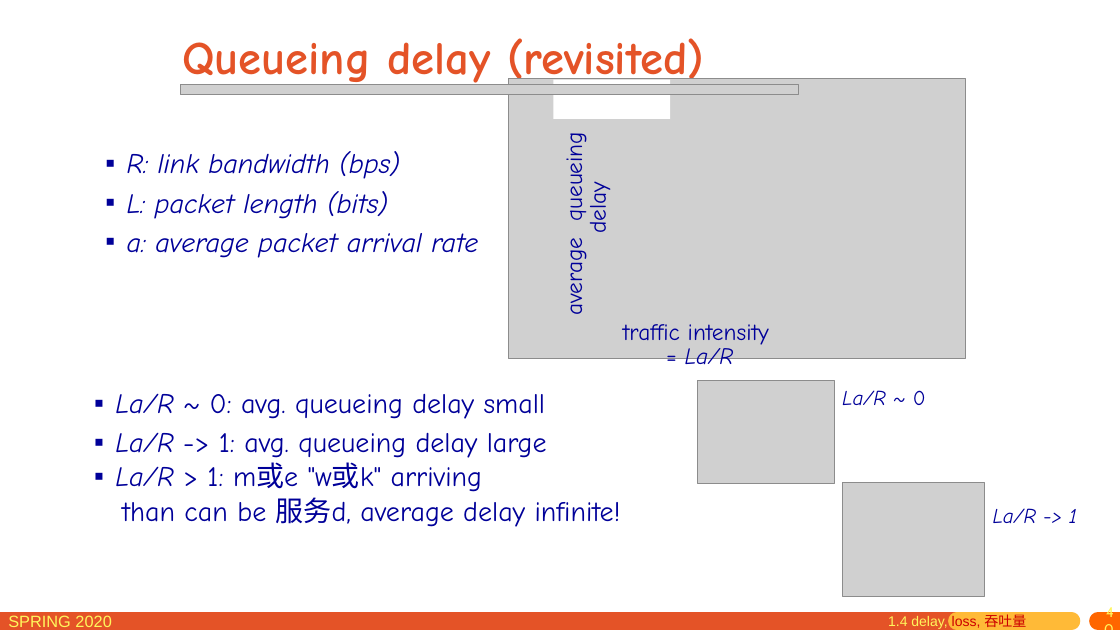
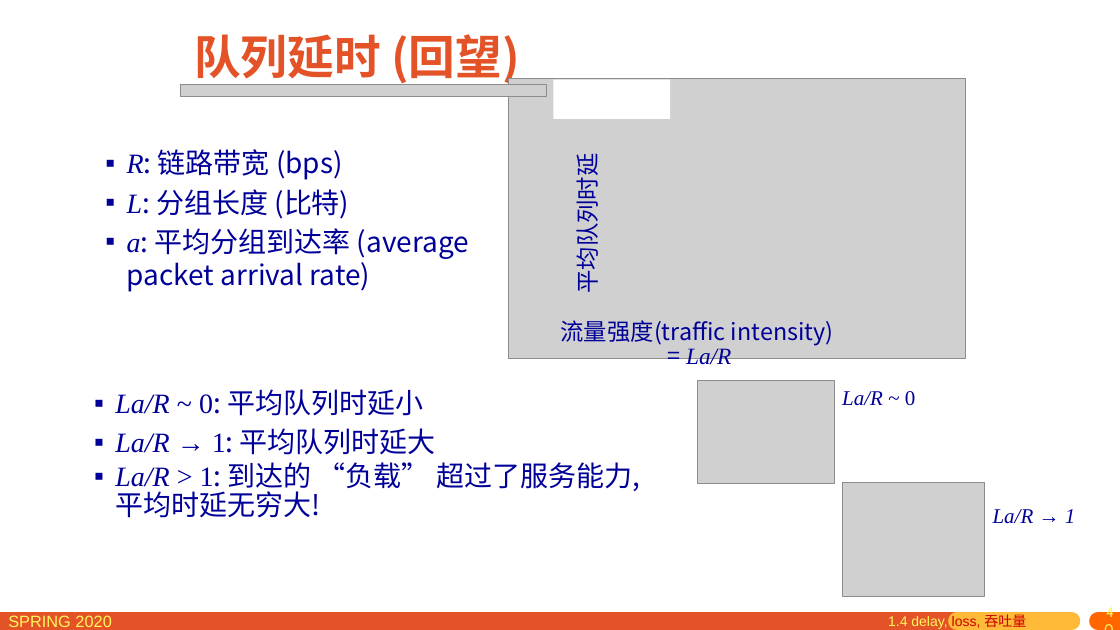
Before and after one commit to network-distributed/presentations, a slide deck: slide 40 of chapter2_cn.pptx. Drawn at 1120x630 pixels with LibreOffice and Linux fonts; fonts in the diff are those of the drawing; grey boxes stand for pictures. Boxes give left, top, right and bottom in pixels: in the first picture for what was removed or moved away, otherwise in the second. Text is boxed around its words. In the diff, an @@ line names an element or a change of style, - is before the commit and + after.

```diff
--- a/chapter2_cn.pptx
+++ b/chapter2_cn.pptx
@@ title at box(194, 34, 519, 86): text changed; font Comic Neue to Noto Sans CJK SC @@
-Queueing delay (revisited)
+队列延时 (回望)
@@ picture: place and size @@
-picture at box(181, 84, 799, 94)
+picture at box(181, 84, 547, 97)
@@ text at box(127, 149, 469, 292): text changed; font Comic Neue to Noto Sans CJK SC; italic off @@
-▪ R: link bandwidth (bps)
-▪ L: packet length (bits)
-▪ a: average packet arrival rate
+▪ R: 链路带宽 (bps)
+▪ L: 分组长度 (比特)
+▪ a: 平均分组到达率 (average packet arrival rate)
@@ text at box(569, 167, 603, 289): text changed; font Comic Neue to Noto Sans CJK SC @@
-average queueing delay
+平均队列时延
@@ text at box(561, 320, 834, 346): text changed; font Comic Neue to Noto Sans CJK SC @@
-traffic intensity
+流量强度(traffic intensity)
@@ text at box(686, 348, 731, 369): font Comic Neue to Noto Sans CJK SC in "="; font Comic Neue to Times New Roman in "La/R" @@
@@ text at box(115, 389, 640, 518): text changed; font Comic Neue to Noto Sans CJK SC @@
-▪ La/R ~ 0: avg. queueing delay small
-▪ La/R -> 1: avg. queueing delay large
-▪ La/R > 1: m或e "w或k" arriving
-than can be 服务d, average delay infinite!
+▪ La/R ~ 0: 平均队列时延小
+▪ La/R → 1: 平均队列时延大
+▪ La/R > 1: 到达的 “负载” 超过了服务能力, 平均时延无穷大!
@@ text "La/R ~ 0" at box(842, 391, 915, 405): font Comic Neue to Times New Roman @@
@@ text at box(993, 509, 1075, 524): text changed; font Comic Neue to Times New Roman @@
-La/R -> 1
+La/R → 1
```
Also in this commit, not shown: 71 other slides changed, 1 other file.
